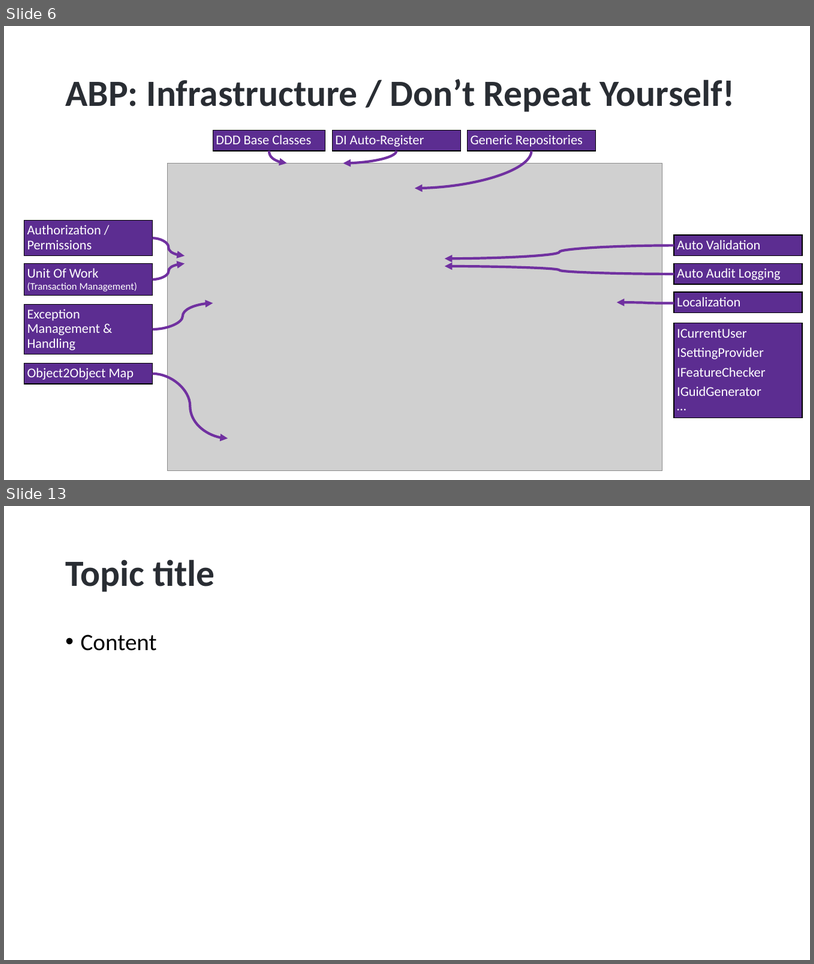
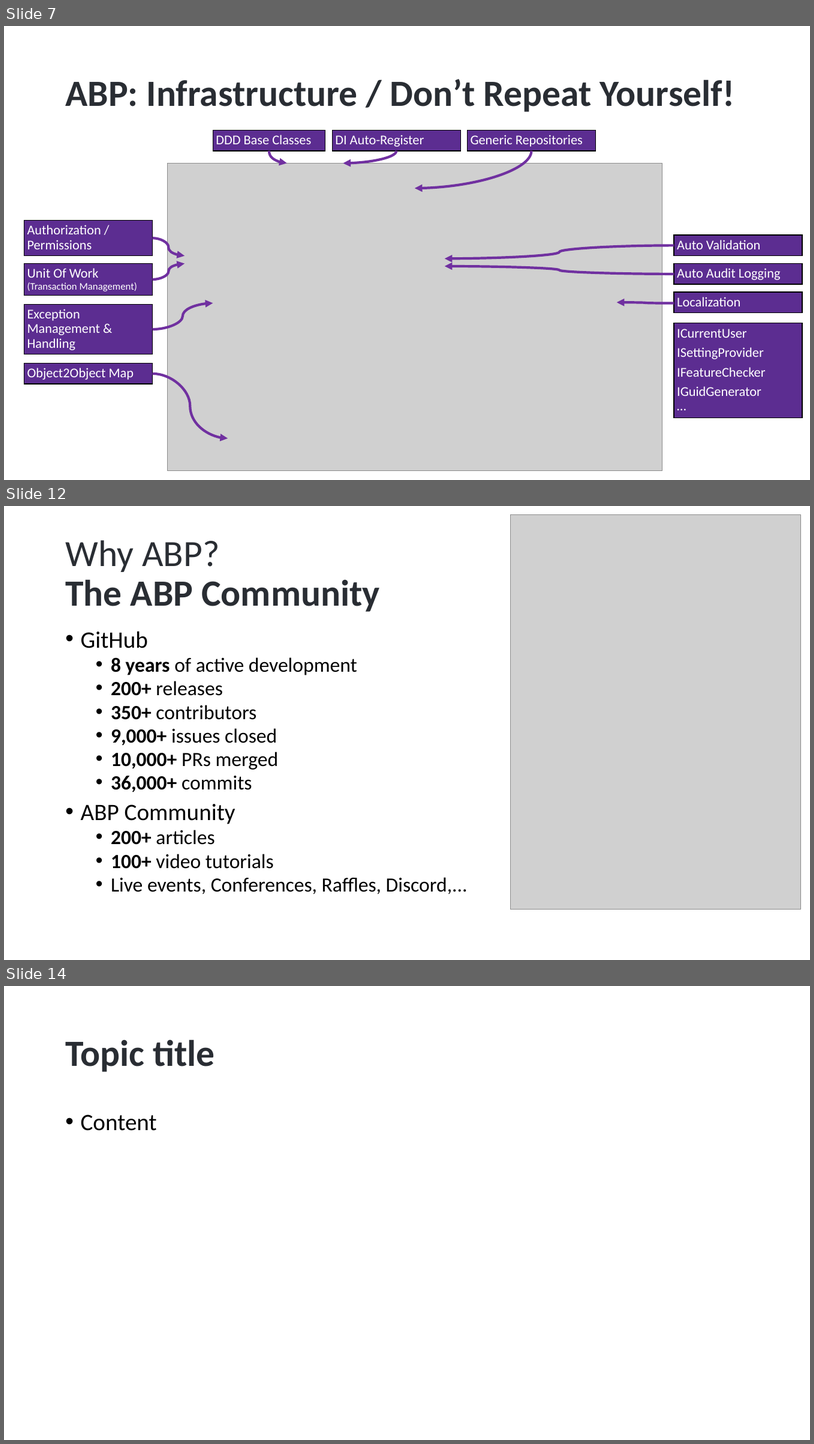
Before and after one commit to hikalkan/presentations, a slide deck: 2024-07-17 WeAreDevelopers Berlin/ABP.pptx. Shown one above the other, each under a label of ours: slides 6 and 13 before the commit, slides 7, 12 and 14 after it; the slides between them are not shown. The pictures are 814x964 and 814x1444 pixels, drawn with LibreOffice and Linux fonts; fonts in the diff are those of the drawing; grey boxes stand for pictures; background and template pictures are left out. Boxes give left, top, right and bottom in pixels: in the first picture for what was removed or moved away, otherwise in the second. Text is boxed around its words. In the diff, an @@ line names an element or a change of style, - is before the commit and + after.

```diff
--- a/2024-07-17 WeAreDevelopers Berlin/ABP.pptx
+++ b/2024-07-17 WeAreDevelopers Berlin/ABP.pptx
@@ slide 12 added at [4,506,810,960], background picture (left out) @@
@@ picture added at [510,515,801,909] @@
@@ title added at [65,540,380,612], 44 pt, text #292D33, bold @@
+Why ABP?
+The ABP Community
@@ text added at [81,631,468,894], 24 pt, text #000000 @@
+• GitHub
+  • 8 years of active development
+  • 200+ releases
+  • 350+ contributors
+  • 9,000+ issues closed
+  • 10,000+ PRs merged
+  • 36,000+ commits
+• ABP Community
+  • 200+ articles
+  • 100+ video tutorials
+  • Live events, Conferences, Raffles, Discord,...
@@ what was slide 6 is now slide 7 @@
@@ what was slide 13 is now slide 14 @@
```
Also in this commit, not shown: 2 slides changed, 5 other slides added, 1 slide removed.
